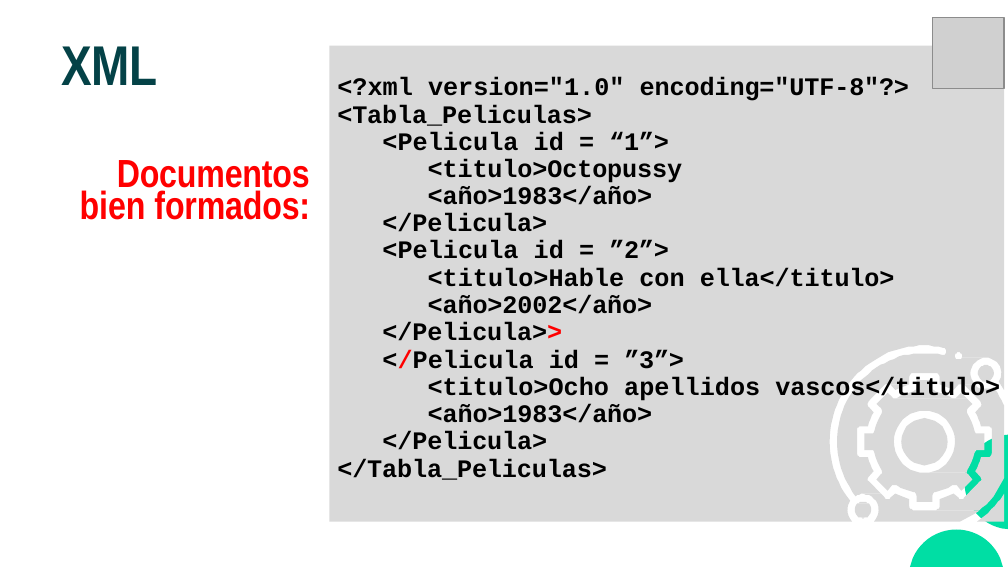
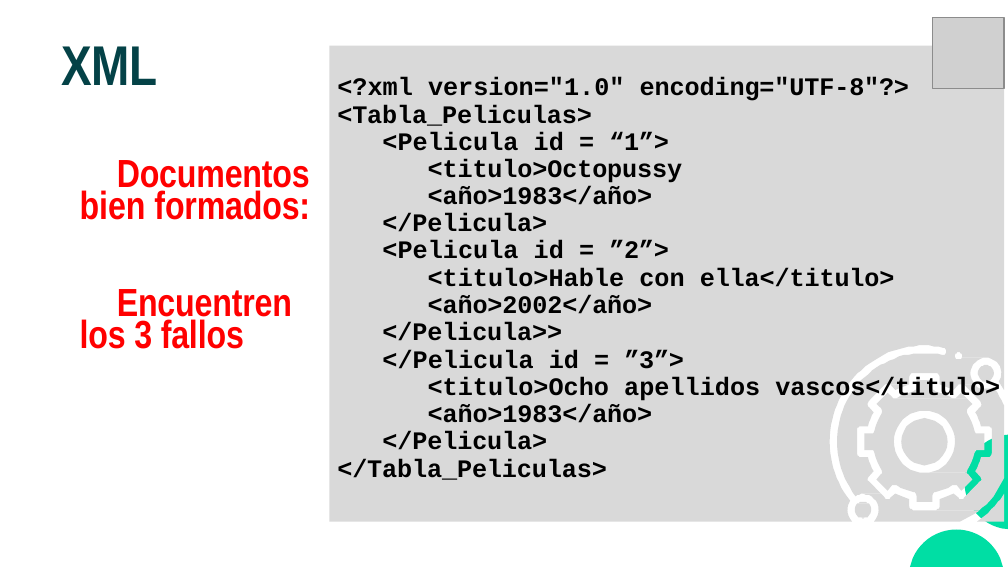
Before and after one commit to CodeWithJuancho/CE_IABD_BIU_SPS, a slide deck: slide 56 of BIU/UT1 - Fundamentos y Preparacion de datos/UT1_1 - Fundamentos y preparacion de datos.pptx. Drawn at 1008x567 pixels with LibreOffice and Linux fonts; fonts in the diff are those of the drawing; grey boxes stand for pictures. Boxes give left, top, right and bottom in pixels: in the first picture for what was removed or moved away, otherwise in the second. Text is boxed around its words. In the diff, an @@ line names an element or a change of style, - is before the commit and + after.

```diff
--- a/BIU/UT1 - Fundamentos y Preparacion de datos/UT1_1 - Fundamentos y preparacion de datos.pptx
+++ b/BIU/UT1 - Fundamentos y Preparacion de datos/UT1_1 - Fundamentos y preparacion de datos.pptx
@@ text at bbox=[80, 289, 292, 349]: paragraph added @@
+Encuentren los 3 fallos
@@ text at bbox=[382, 322, 684, 369]: text colour #FF0000 to #000000 in "</Pelicula>>", "</Pelicula" @@
```
Also in this commit, not shown: 12 other slides changed, 10 slides added, 12 other files.
